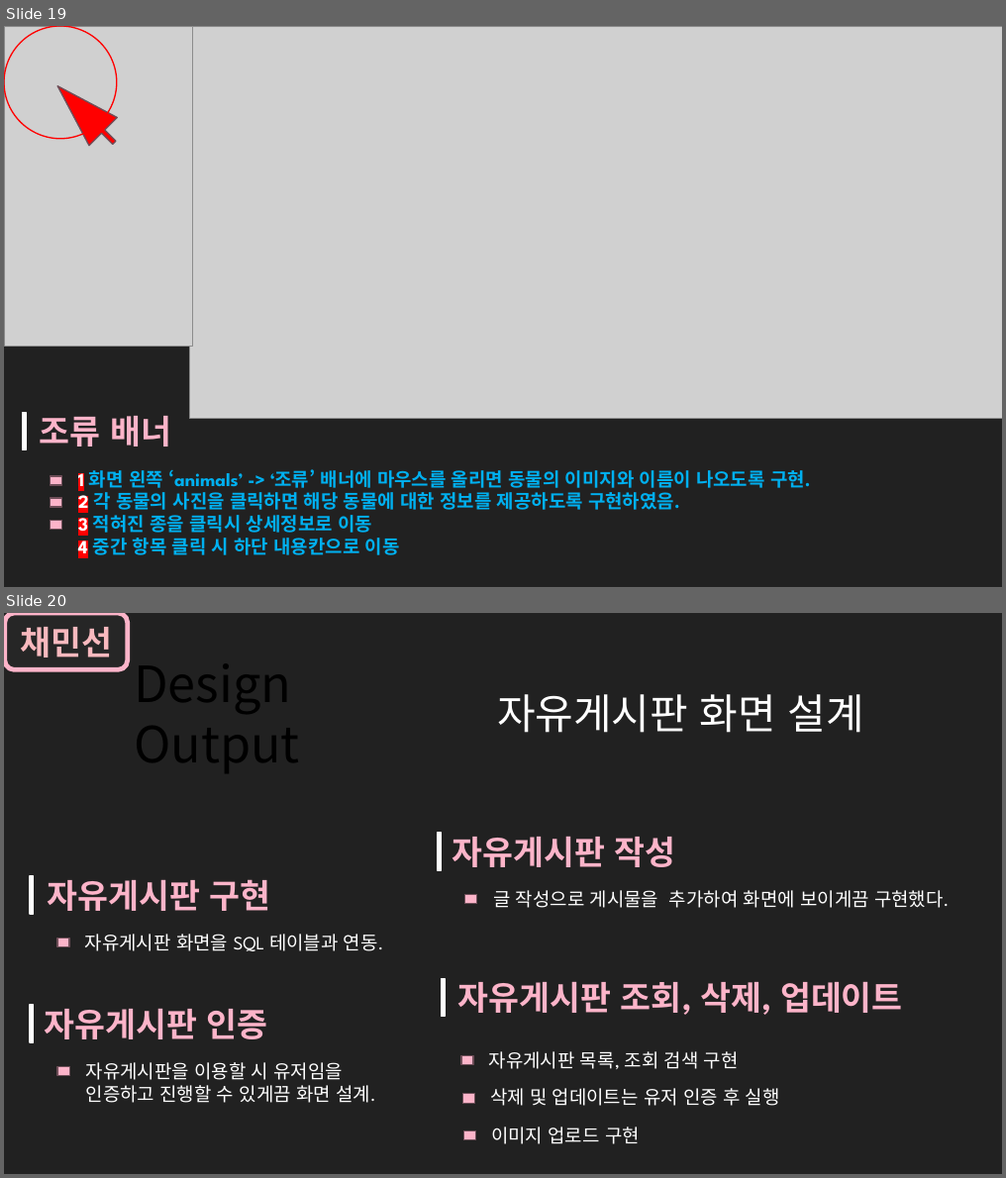
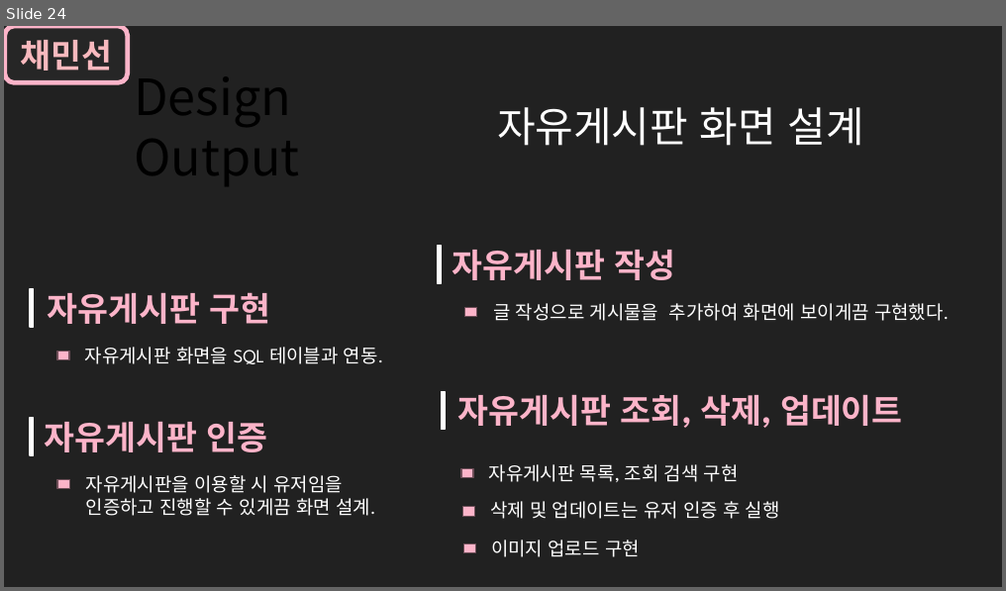
Before and after one commit to Yeonsu1027/router_animal, a slide deck: animal_dbms/반려동물백서발표용.pptx. Shown one above the other, each under a label of ours: slides 19 and 20 before the commit, slide 24 after it. The pictures are 1006x1178 and 1006x591 pixels, drawn with LibreOffice and Linux fonts; fonts in the diff are those of the drawing; grey boxes stand for pictures; background and template pictures are left out. Boxes give left, top, right and bottom in pixels: in the first picture for what was removed or moved away, otherwise in the second. Text is boxed around its words. In the diff, an @@ line names an element or a change of style, - is before the commit and + after.

```diff
--- a/animal_dbms/반려동물백서발표용.pptx
+++ b/animal_dbms/반려동물백서발표용.pptx
@@ slide 19 removed at (4,26,1002,587), background #212121 @@
@@ picture removed at (4,26,193,346) @@
@@ ellipse removed at (4,26,117,139) @@
@@ picture removed at (190,26,1002,418) @@
@@ up arrow removed at (44,73,129,157) @@
@@ rectangle removed at (22,412,26,450) @@
@@ text removed at (40,416,171,447) @@
-조류 배너
@@ text removed at (78,468,811,561) @@
-1 화면 왼쪽 ‘animals’ -> ‘조류’ 배너에 마우스를 올리면 동물의 이미지와 이름이 나오도록 구현.
-2 각 동물의 사진을 클릭하면 해당 동물에 대한 정보를 제공하도록 구현하였음.
-3 적혀진 종을 클릭시 상세정보로 이동
-4 중간 항목 클릭 시 하단 내용칸으로 이동
@@ rectangle removed at (50,476,61,485) @@
@@ rectangle removed at (50,498,61,507) @@
@@ rectangle removed at (50,520,61,529) @@
@@ what was slide 20 is now slide 24 @@
```
Also in this commit, not shown: 1 slide changed, 6 slides added, 1 other slide removed, 11 other files.
